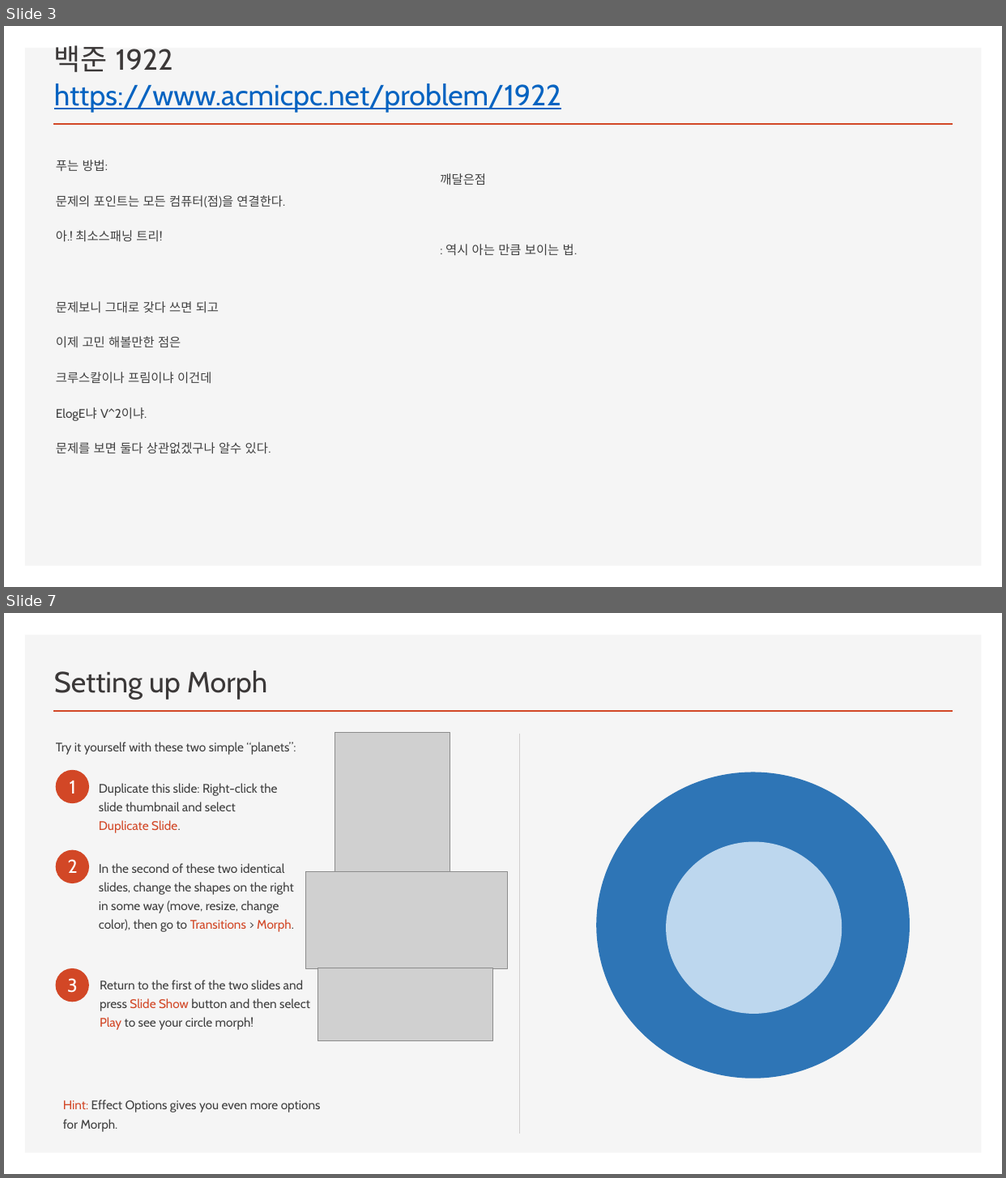
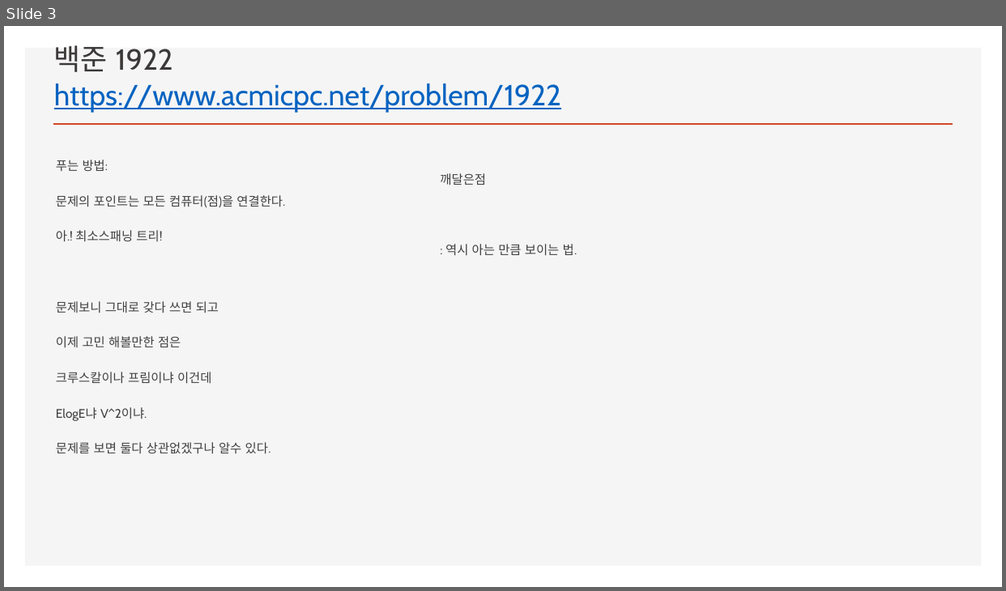
Before and after one commit to ckdgus0505/ACM, a slide deck: PPT 발표자료/이동석 2019년 8월 24일 알고스 문제풀이.pptx. Shown one above the other, each under a label of ours: slides 3 and 7 before the commit, slide 3 after it; the slides between them are not shown. The pictures are 1006x1178 and 1006x591 pixels, drawn with LibreOffice and Linux fonts; fonts in the diff are those of the drawing; grey boxes stand for pictures. Boxes give left, top, right and bottom in pixels: in the first picture for what was removed or moved away, otherwise in the second. Text is boxed around its words. In the diff, an @@ line names an element or a change of style, - is before the commit and + after.

```diff
--- a/PPT 발표자료/이동석 2019년 8월 24일 알고스 문제풀이.pptx
+++ b/PPT 발표자료/이동석 2019년 8월 24일 알고스 문제풀이.pptx
@@ slide 7 removed at [4, 613, 1002, 1174], background #FFFFFF; not listed: 2 template elements that a slide beside it also shows @@
@@ title removed at [54, 671, 267, 699] @@
-Setting up Morph
@@ picture removed at [335, 732, 450, 879] @@
@@ line removed from (520, 734) to (520, 1134) @@
@@ text removed at [56, 742, 296, 755] @@
-Try it yourself with these two simple “planets”:
@@ ellipse removed at [56, 770, 89, 804] @@
@@ text removed at [70, 781, 76, 794] @@
-1
@@ ellipse removed at [596, 773, 910, 1079] @@
@@ text removed at [99, 783, 277, 833] @@
-Duplicate this slide: Right-click the slide thumbnail and select Duplicate Slide.
@@ ellipse removed at [56, 850, 89, 884] @@
@@ ellipse removed at [666, 842, 842, 1014] @@
@@ text removed at [68, 859, 78, 873] @@
-2
@@ text removed at [99, 863, 294, 932] @@
-In the second of these two identical slides, change the shapes on the right in some way (move, resize, change color), then go to Transitions > Morph.
@@ picture removed at [305, 872, 508, 969] @@
@@ ellipse removed at [56, 969, 89, 1003] @@
@@ picture removed at [318, 969, 493, 1041] @@
@@ text removed at [67, 978, 78, 993] @@
-3
@@ text removed at [100, 980, 310, 1030] @@
-Return to the first of the two slides and press Slide Show button and then select Play to see your circle morph!
@@ text removed at [63, 1100, 321, 1132] @@
-Hint: Effect Options gives you even more options for Morph.
```
Also in this commit, not shown: 1 slide changed, 1 slide added, 6 other slides removed.
